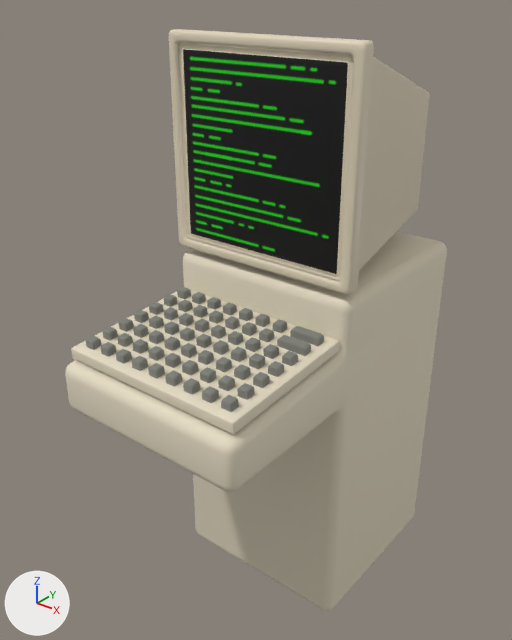
What one commit did to the FBX model Celebration/Assets/Models/Console.fbx.
The view is the same before and after, from a 50 mm lens placed at (3.8, -5.75, 3.48), pointed at (-0.18, -0.78, 0.4). Lighting does not change. The marker at lower left points along +X, +Y and +Z. Where no turn or scale is listed for an object, it has been applied to the vertices. Vertices at the same position are counted once.

In view in the first picture: 'Console Stand', 'Keyboard', 'Monitor'.
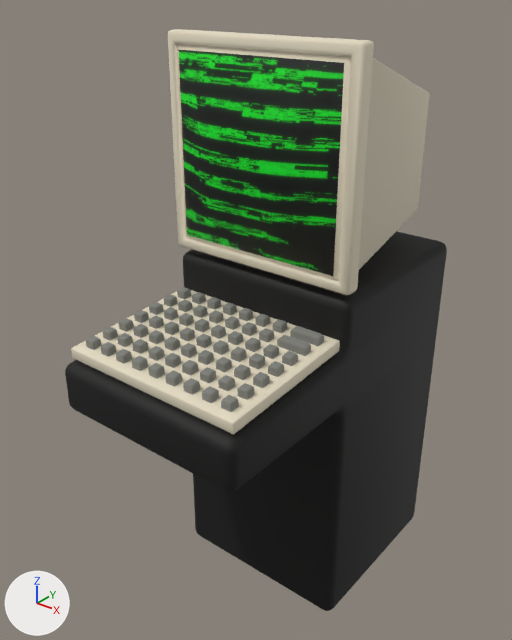
The newer file is also turned or shifted as a whole; pictures and numbers use the older file's frame.

Location of each change, [x1, y1, x2, y2] in pixels of the pictures (512 x 640 px):
'Console Stand', recoloured (grey to black): [65, 231, 447, 611] in both
'Monitor', reshaped: before [169, 29, 430, 295]; after [168, 29, 430, 295]

The edits, one by one:
Picture 'Console_00000.png' (img_console_00000_png) is new.
Material 'Plastic black' (mat_plastic_black) is new.
Its base color is (0.00409, 0.00388, 0.00341) (black #0d0d0b).
Its roughness is 0.7.
Material 'Screen' (mat_screen) is new.
Its texture is img_console_00000_png.
me_cube_005 has 452 vertices, 450 faces and spans x -1.0..1.0, y -2.54..1.0, z -2.7..1.0.
me_cube_005 no longer uses material mat_plastic (white #e6dcc4).
me_cube_005 now uses material mat_plastic_black (black #0d0d0b).
me_cube_000 is used by ob_monitor; location (0.0, 0.0, 2.06).
me_cube_000 had 236 vertices, 234 faces and spanned x -1.0..1.0, y -1.0..1.0, z -1.0..1.0.
me_cube_000 no longer uses material mat_crt_mat (picture img_crt_tx_png).
me_cube_000 now has 168 vertices, 166 faces and spans x -1.0..1.0, y -1.26..1.0, z -1.0..1.0.
me_cube_000 part 1: 4 vertices moved within x -0.99..0.99, y -0.88, z -0.99..0.99; 196 vertices removed from x -1.0..1.0, y -1.0..-0.77, z -1.0..1.0; 128 vertices added at x -1.0..1.0, y -1.26..-0.83, z -1.0..1.0.
me_cube_000 now uses material mat_plastic (white #e6dcc4).
me_cube_000 now uses material mat_screen (picture img_console_00000_png).
